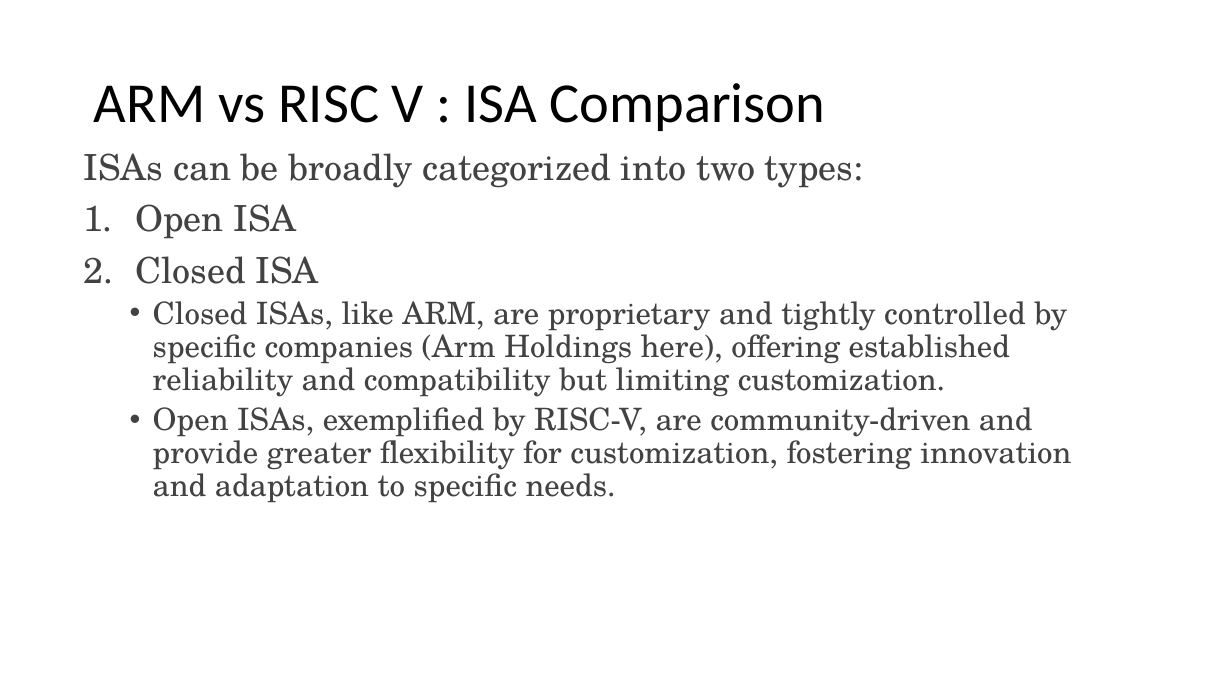
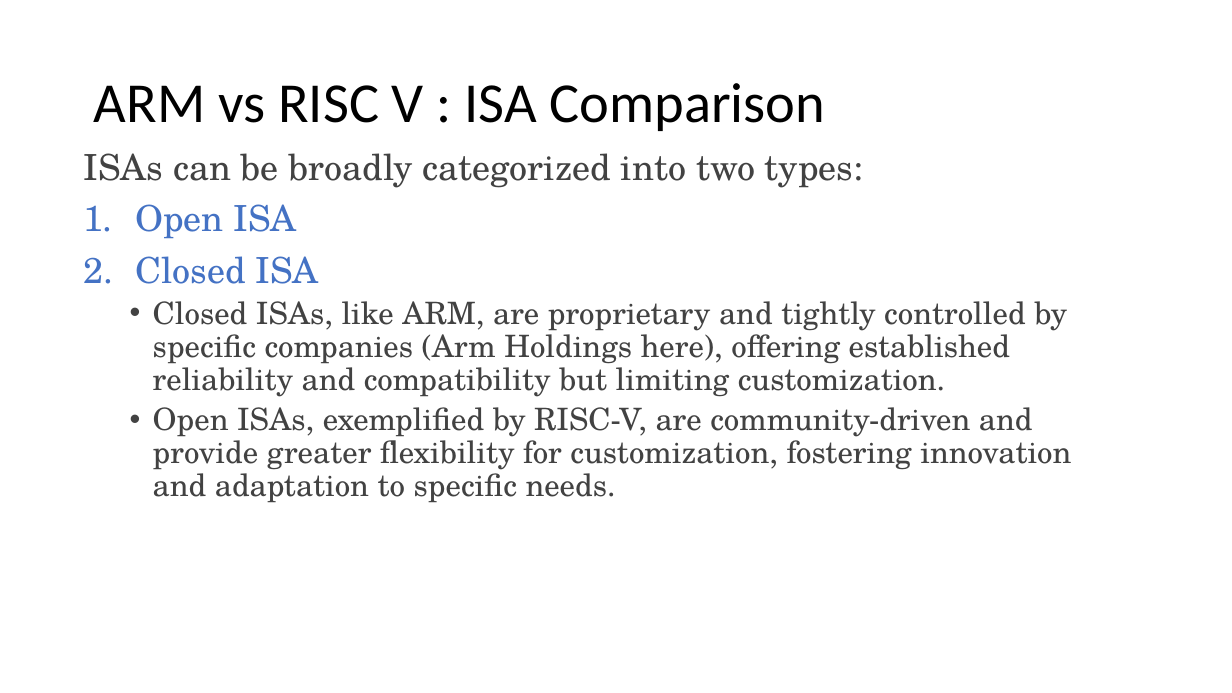
Before and after one commit to PG-DESD/CDAC_Sharing_Data, a slide deck: slide 10 of Microprocessor/TheoryLectures/RISC-V_Theory.pptx. Drawn at 1232x693 pixels with LibreOffice and Linux fonts; fonts in the diff are those of the drawing. Boxes give left, top, right and bottom in pixels: in the first picture for what was removed or moved away, otherwise in the second. Text is boxed around its words. In the diff, an @@ line names an element or a change of style, - is before the commit and + after.

```diff
--- a/Microprocessor/TheoryLectures/RISC-V_Theory.pptx
+++ b/Microprocessor/TheoryLectures/RISC-V_Theory.pptx
@@ text at bbox=[135, 204, 319, 284]: text colour #424242 to #4472C4 in "Open ISA", "Closed ISA" @@
```
Also in this commit, not shown: 12 other slides changed.
